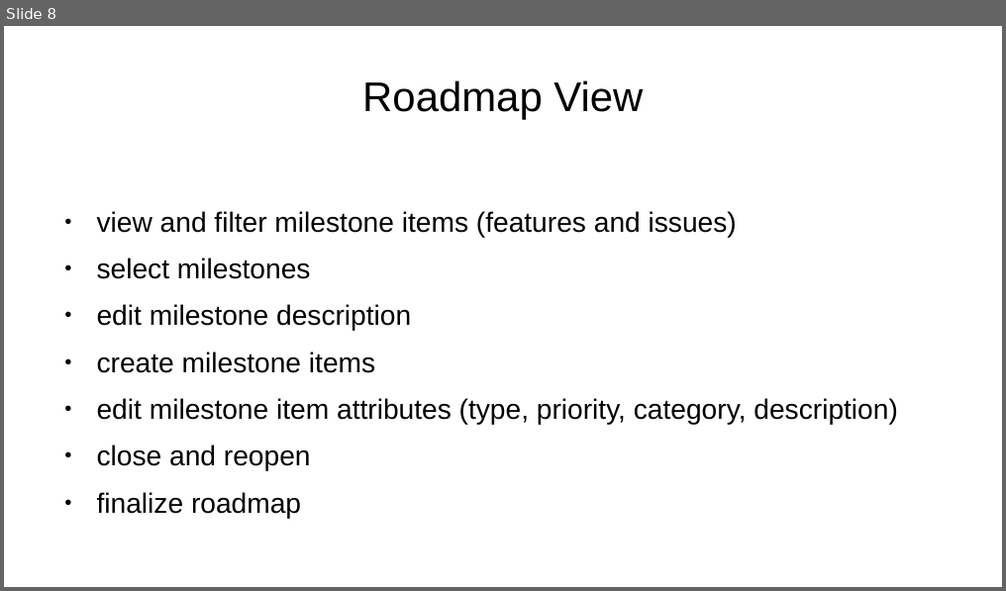
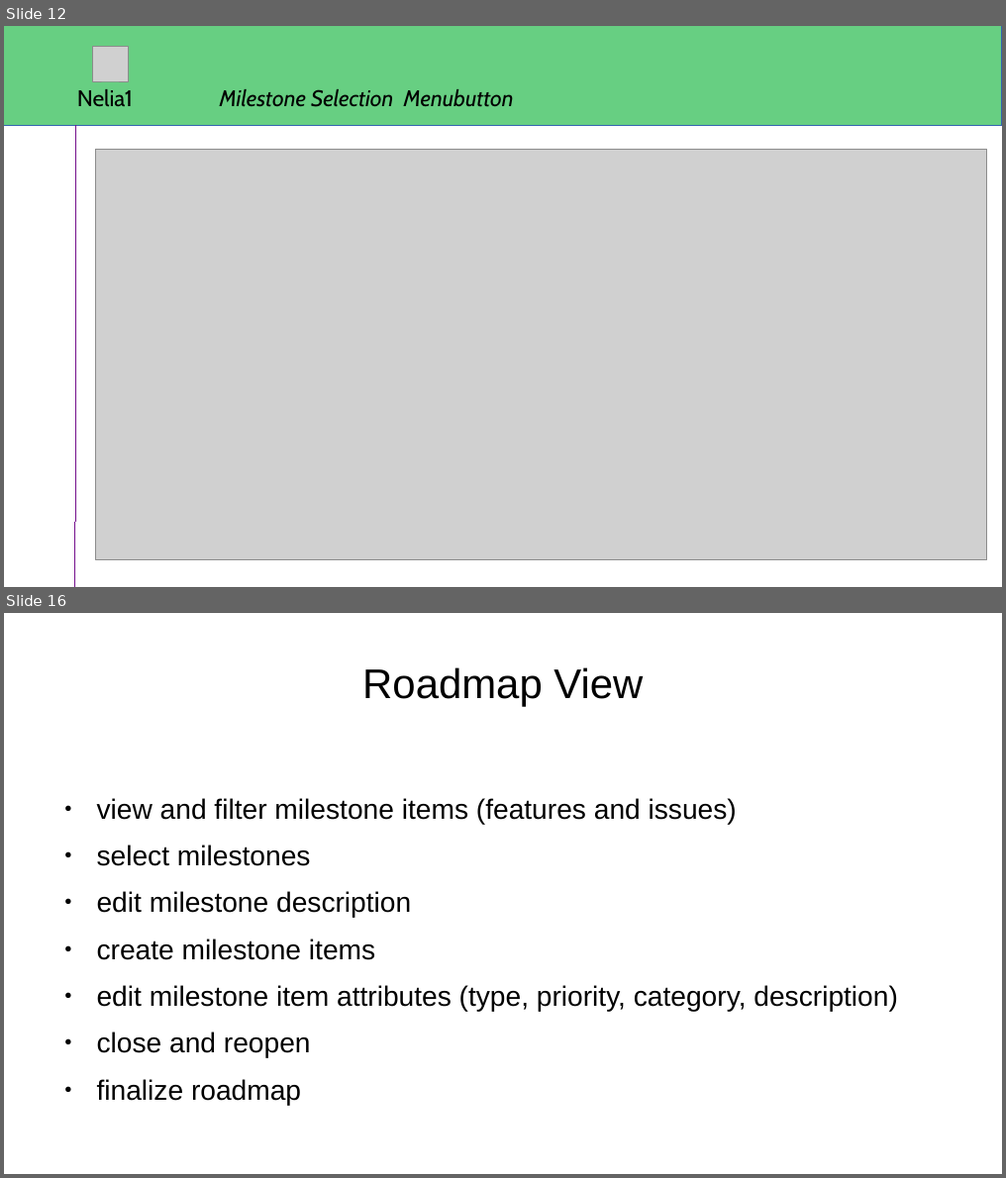
Before and after one commit to skriticos/nelia1, a slide deck: video/nelia1-presentation.odp. Shown one above the other, each under a label of ours: slide 8 before the commit, slides 12 and 16 after it; the slides between them are not shown. The pictures are 1006x591 and 1006x1178 pixels, drawn with LibreOffice and Linux fonts; fonts in the diff are those of the drawing; grey boxes stand for pictures. Boxes give left, top, right and bottom in pixels: in the first picture for what was removed or moved away, otherwise in the second. Text is boxed around its words. In the diff, an @@ line names an element or a change of style, - is before the commit and + after.

```diff
--- a/video/nelia1-presentation.odp
+++ b/video/nelia1-presentation.odp
@@ slide 12 added at <box>4,26,1002,587</box>, background #FFFFFF @@
@@ rectangle added at <box>4,26,1002,126</box>, fill #67CF82, outline #3465AF 0 pt @@
@@ picture added at <box>93,46,128,81</box> @@
@@ text added at <box>77,89,133,107</box>, 18 pt, text #000000 @@
+Nelia1
@@ text added at <box>220,89,514,107</box>, 18 pt, text #000000, italic @@
+Milestone Selection Menubutton
@@ line added from (75, 587) to (75, 126), #74108C 0 pt @@
@@ picture added at <box>96,149,987,561</box> @@
@@ what was slide 8 is now slide 16 @@
```
Also in this commit, not shown: 3 slides changed, 12 other slides added, 5 slides removed.
